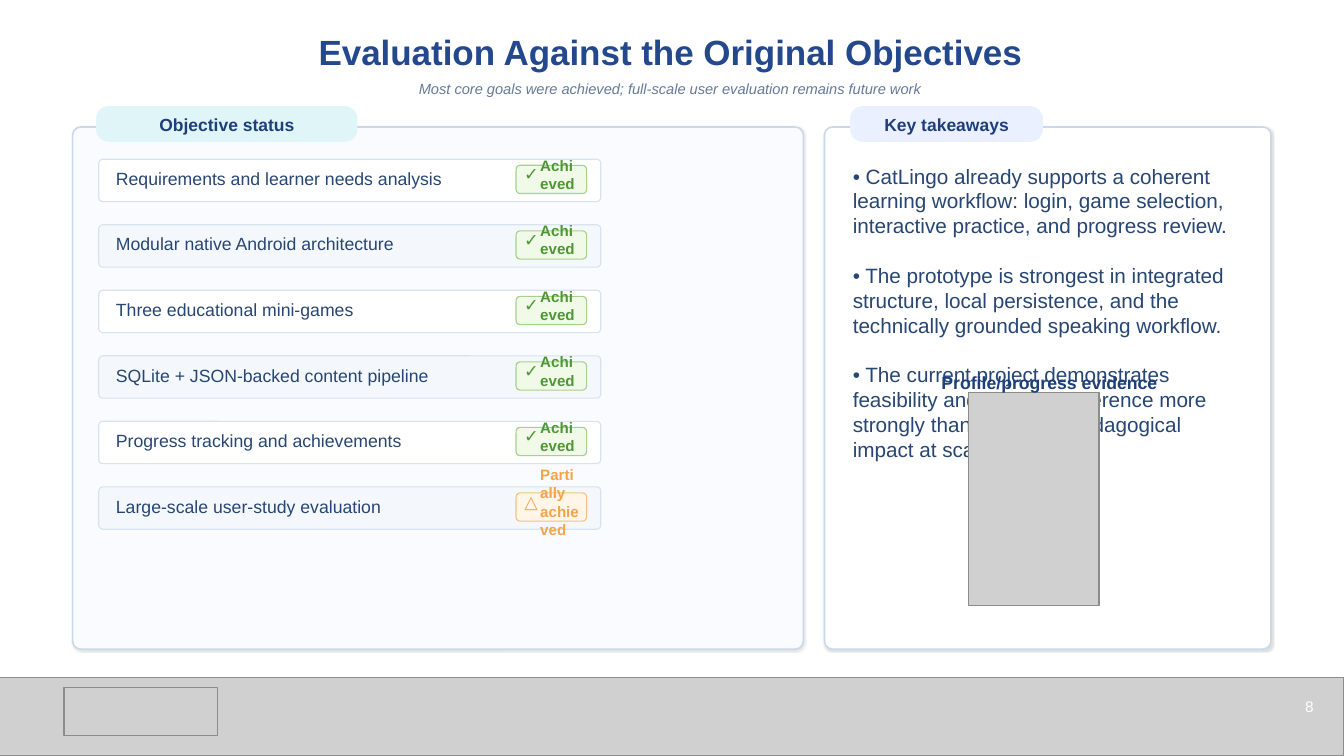
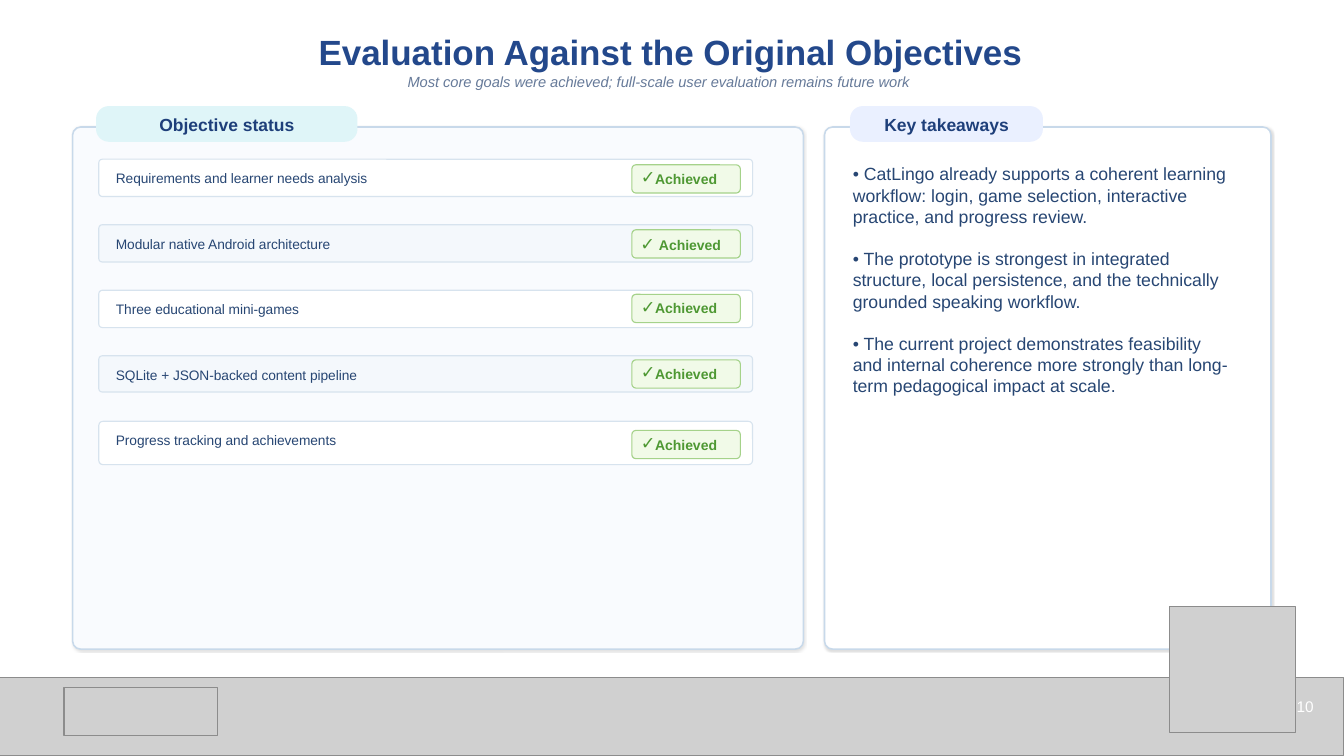
Before and after one commit to liuweilianghhh/Chinese_game, a slide deck: slide 10 of CatLingo_Defense_Template_Style.pptx (slide 8 before the commit). Drawn at 1344x756 pixels with LibreOffice and Linux fonts; fonts in the diff are those of the drawing; grey boxes stand for pictures. Boxes give left, top, right and bottom in pixels: in the first picture for what was removed or moved away, otherwise in the second. Text is boxed around its words. In the diff, an @@ line names an element or a change of style, - is before the commit and + after.

```diff
--- a/CatLingo_Defense_Template_Style.pptx
+++ b/CatLingo_Defense_Template_Style.pptx
@@ text "Most core goals were achieved; ...": place and size @@
-text "Most core goals were achieved; ..." at [419,83,921,97]
+text "Most core goals were achieved; ..." at [408,76,910,90]
@@ rounded rectangle: place and size @@
-rounded rectangle at [99,159,601,202]
+rounded rectangle at [99,159,753,197]
@@ rounded rectangle: place and size @@
-rounded rectangle at [516,165,587,194]
+rounded rectangle at [632,165,741,194]
@@ text "Achieved": place and size @@
-text "Achieved" at [562,83,624,96]
+text "Achieved" at [655,174,717,184]
@@ text "• CatLingo already supports a ..." at [853,167,1227,396]: size 14.8 to 12.6 pt @@
@@ rounded rectangle: place and size @@
-rounded rectangle at [99,225,601,267]
+rounded rectangle at [99,225,753,262]
@@ rounded rectangle: place and size @@
-rounded rectangle at [516,231,587,259]
+rounded rectangle at [632,230,741,258]
@@ text "Achieved": place and size @@
-text "Achieved" at [540,235,581,245]
+text "Achieved" at [659,240,721,250]
@@ rounded rectangle: place and size @@
-rounded rectangle at [99,290,601,333]
+rounded rectangle at [99,290,753,328]
@@ rounded rectangle: place and size @@
-rounded rectangle at [516,296,587,325]
+rounded rectangle at [632,294,741,323]
@@ text "✓": place and size @@
-text "✓" at [524,300,538,311]
+text "✓" at [641,301,655,312]
@@ text "Achieved": place and size @@
-text "Achieved" at [540,300,581,311]
+text "Achieved" at [655,303,717,313]
@@ rounded rectangle: place and size @@
-rounded rectangle at [99,356,601,398]
+rounded rectangle at [99,356,753,392]
@@ rounded rectangle: place and size @@
-rounded rectangle at [516,362,587,390]
+rounded rectangle at [632,360,741,388]
@@ text "✓": place and size @@
-text "✓" at [524,365,538,375]
+text "✓" at [641,367,655,377]
@@ text "Achieved": place and size @@
-text "Achieved" at [540,366,581,376]
+text "Achieved" at [655,369,717,379]
@@ text removed at [941,375,1158,393] @@
-Profile/progress evidence
@@ picture removed at [969,392,1099,606] @@
@@ rounded rectangle: place and size @@
-rounded rectangle at [99,421,601,464]
+rounded rectangle at [99,421,753,465]
@@ size 12.6 to 9.8 pt in 5 elements at [116,173,367,186], [116,239,330,249], [116,304,299,317], [116,370,357,383], [116,435,336,448] @@
@@ rounded rectangle: place and size @@
-rounded rectangle at [516,427,587,456]
+rounded rectangle at [632,431,741,459]
@@ 3 texts: place and size @@
-3 texts at [524,169,538,442]
+3 texts at [640,172,655,448]
@@ size 10.8 to 10 pt in 5 elements at [655,174,717,184], [655,303,717,313], [655,369,717,379], [659,240,721,250], [655,440,717,450] @@
@@ text "Achieved": place and size @@
-text "Achieved" at [540,432,581,442]
+text "Achieved" at [655,440,717,450]
@@ rounded rectangle removed at [99,487,601,529] @@
@@ text removed at [116,500,380,517] @@
-Large-scale user-study evaluation
@@ rounded rectangle removed at [516,493,587,521] @@
@@ text removed at [524,496,538,506] @@
-△
@@ text removed at [540,497,581,507] @@
-Partially achieved
@@ picture added at [1170,607,1296,733] @@
@@ text at [1297,702,1314,712]: text changed @@
-8
+10
```
Also in this commit, not shown: 8 other slides changed, 2 slides added, 1 other file.
